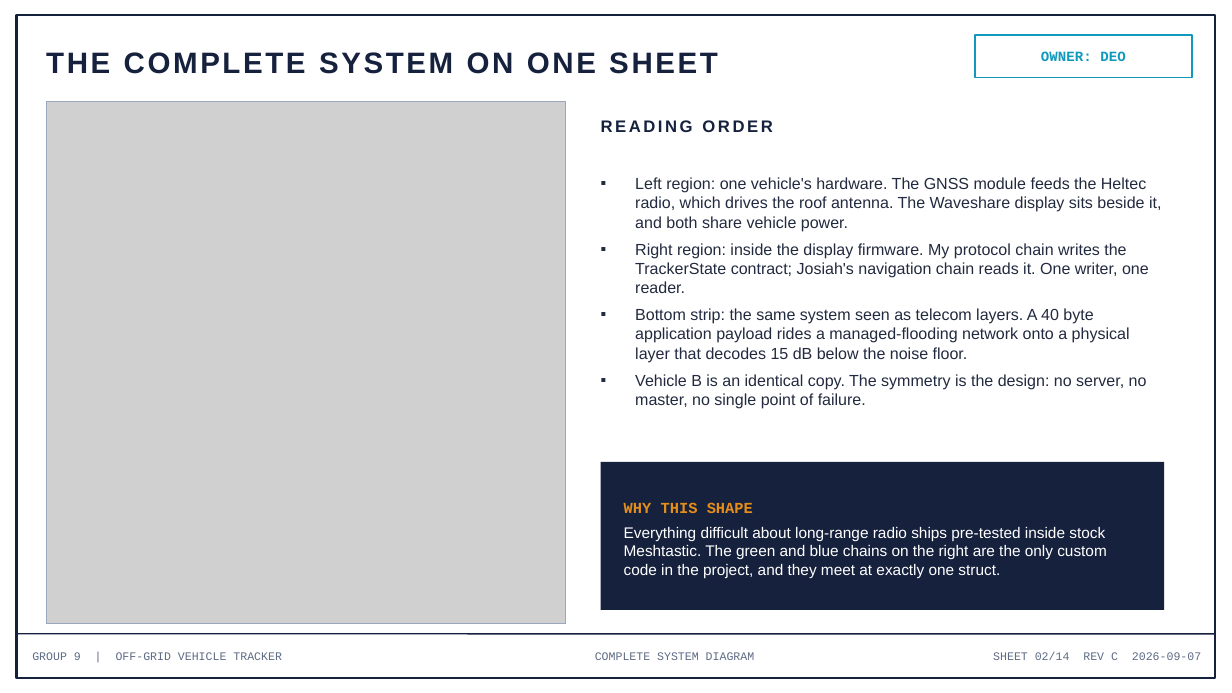
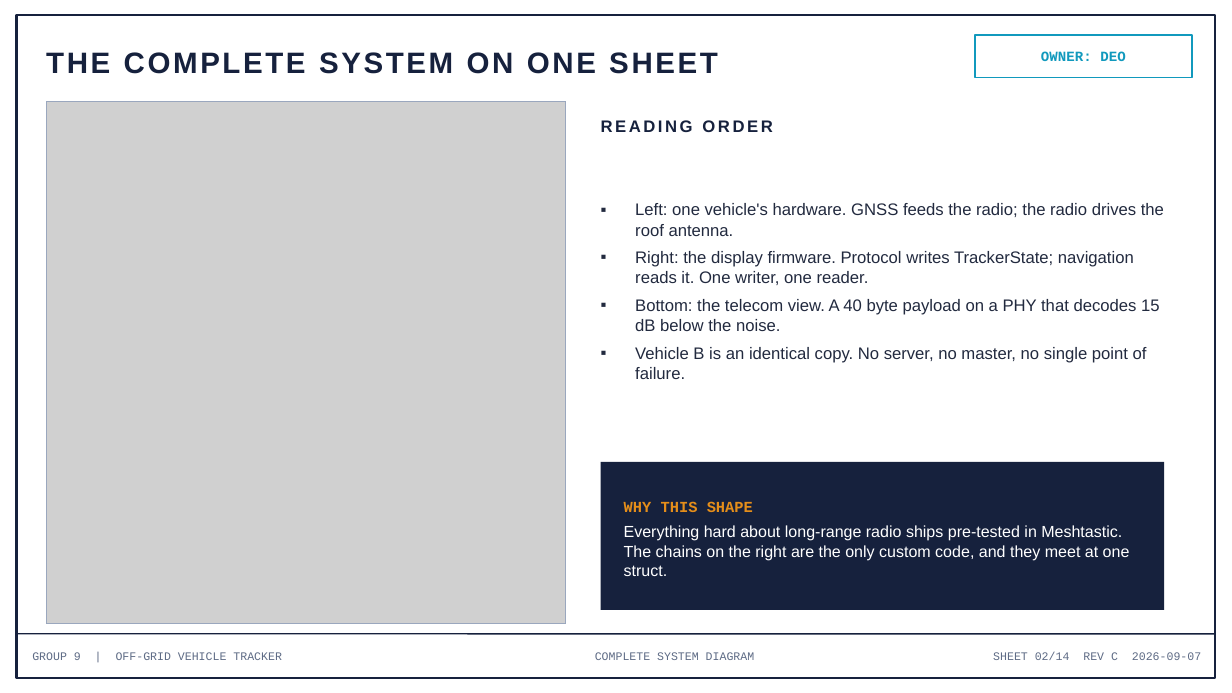
Before and after one commit to deosgracius/offgrid-vehicle-tracker, a slide deck: slide 2 of docs/presentations/Group9_Presentation3_Week3.pptx. Drawn at 1232x693 pixels with LibreOffice and Linux fonts; fonts in the diff are those of the drawing; grey boxes stand for pictures. Boxes give left, top, right and bottom in pixels: in the first picture for what was removed or moved away, otherwise in the second. Text is boxed around its words. In the diff, an @@ line names an element or a change of style, - is before the commit and + after.

```diff
--- a/docs/presentations/Group9_Presentation3_Week3.pptx
+++ b/docs/presentations/Group9_Presentation3_Week3.pptx
@@ text at box(635, 203, 1164, 379): text changed; size 12.5 to 13 pt @@
-▪ Left region: one vehicle's hardware. The GNSS module feeds the Heltec radio, which drives the roof antenna. The Waveshare display sits beside it, and both share vehicle power.
-▪ Right region: inside the display firmware. My protocol chain writes the TrackerState contract; Josiah's navigation chain reads it. One writer, one reader.
-▪ Bottom strip: the same system seen as telecom layers. A 40 byte application payload rides a managed-flooding network onto a physical layer that decodes 15 dB below the noise floor.
-▪ Vehicle B is an identical copy. The symmetry is the design: no server, no master, no single point of failure.
+▪ Left: one vehicle's hardware. GNSS feeds the radio; the radio drives the roof antenna.
+▪ Right: the display firmware. Protocol writes TrackerState; navigation reads it. One writer, one reader.
+▪ Bottom: the telecom view. A 40 byte payload on a PHY that decodes 15 dB below the noise.
+▪ Vehicle B is an identical copy. No server, no master, no single point of failure.
@@ text at box(624, 525, 1130, 576): text changed; size 12 to 12.5 pt @@
-Everything difficult about long-range radio ships pre-tested inside stock Meshtastic. The green and blue chains on the right are the only custom code in the project, and they meet at exactly one struct.
+Everything hard about long-range radio ships pre-tested in Meshtastic. The chains on the right are the only custom code, and they meet at one struct.
```
Also in this commit, not shown: 11 other slides changed, 1 other file.
